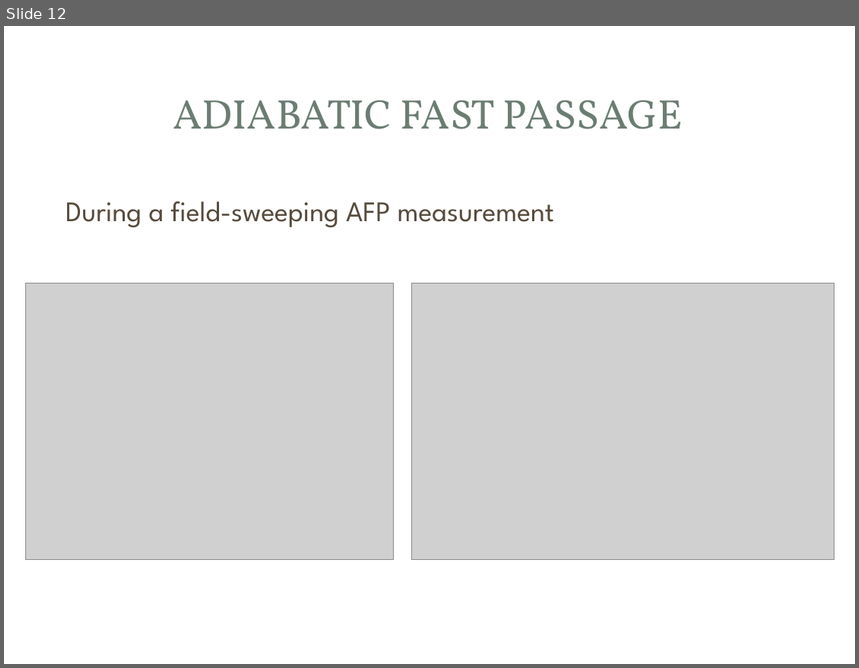
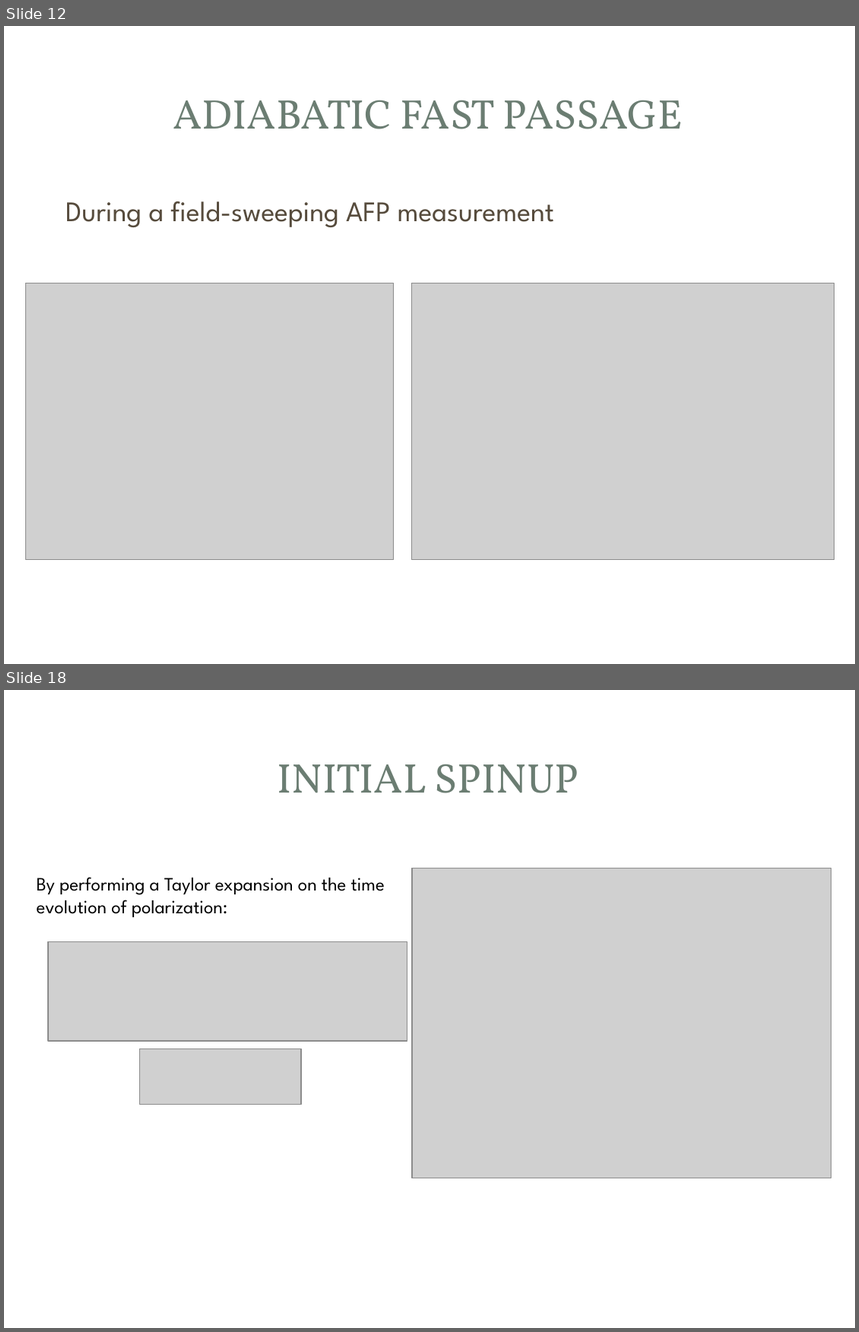
Before and after one commit to yw6vp/Final-Presentation, a slide deck: Defense.pptx. Shown one above the other, each under a label of ours: slide 12 before the commit, slides 12 and 18 after it; the slides between them are not shown. The pictures are 859x668 and 859x1332 pixels, drawn with LibreOffice and Linux fonts; fonts in the diff are those of the drawing; grey boxes stand for pictures; background and template pictures are left out. Boxes give left, top, right and bottom in pixels: in the first picture for what was removed or moved away, otherwise in the second. Text is boxed around its words. In the diff, an @@ line names an element or a change of style, - is before the commit and + after.

```diff
--- a/Defense.pptx
+++ b/Defense.pptx
@@ slide 18 added at <box>4,690,855,1328</box>, background picture (left out); not listed: 3 template elements that a slide beside it also shows @@
@@ title added at <box>278,764,579,793</box>, 35 pt, text #6B7D72 @@
+INITIAL SPINUP
@@ picture added at <box>413,868,832,1178</box> @@
@@ text added at <box>37,877,385,918</box>, 16 pt, text #000000 @@
+By performing a Taylor expansion on the time evolution of polarization:
@@ picture added at <box>48,942,408,1042</box> @@
@@ picture added at <box>140,1049,301,1104</box> @@
```
Also in this commit, not shown: 2 slides changed, 6 other slides added.
